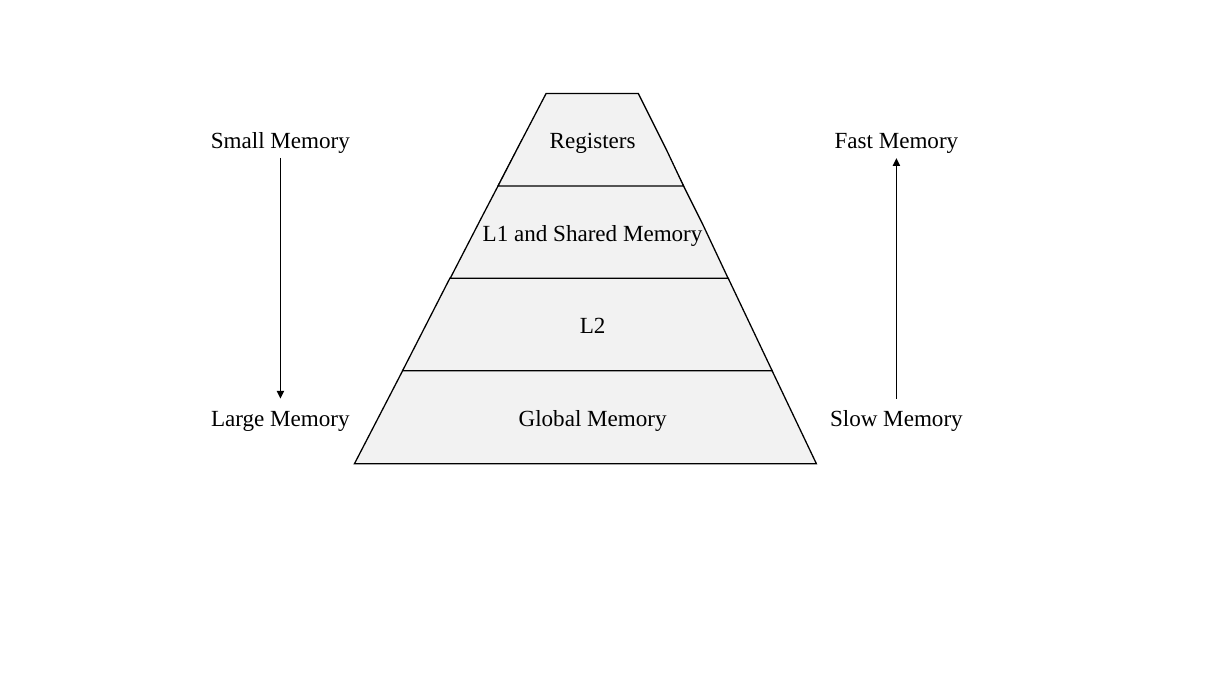
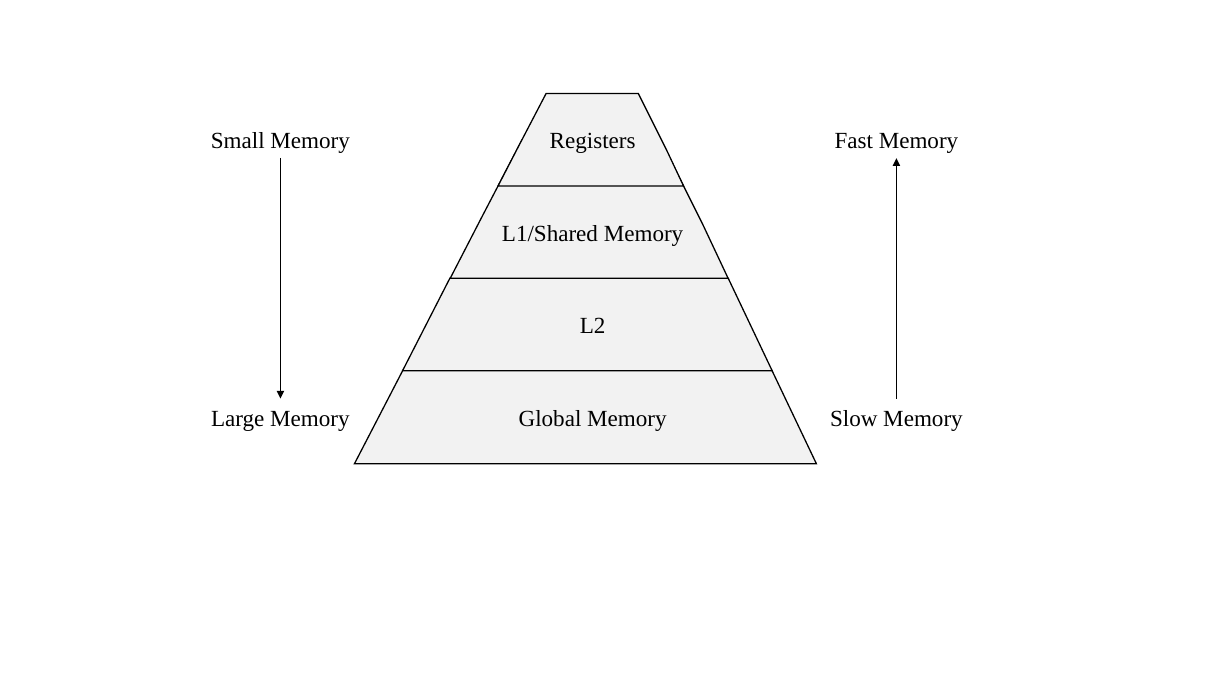
Before and after one commit to jravert88/Thesis, a slide deck: slide 5 of figures/gpu_intro/GPU_intro_Pix.pptx. Drawn at 1232x693 pixels with LibreOffice and Linux fonts; fonts in the diff are those of the drawing. Boxes give left, top, right and bottom in pixels: in the first picture for what was removed or moved away, otherwise in the second. Text is boxed around its words. In the diff, an @@ line names an element or a change of style, - is before the commit and + after.

```diff
--- a/figures/gpu_intro/GPU_intro_Pix.pptx
+++ b/figures/gpu_intro/GPU_intro_Pix.pptx
@@ text at <box>502,225,683,246</box>: text changed @@
-L1 and Shared Memory
+L1/Shared Memory
```
Also in this commit, not shown: 38 other files.
